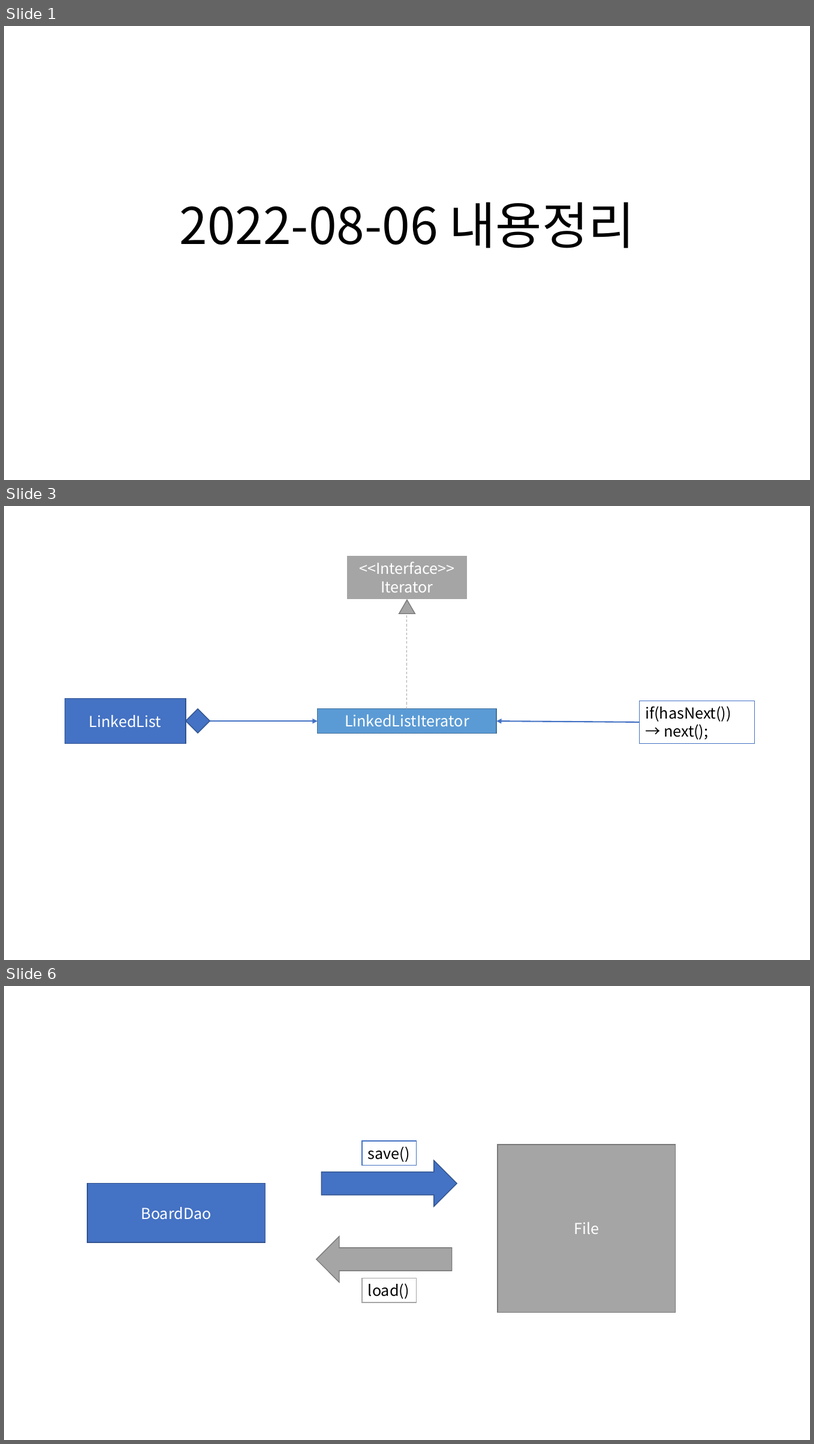
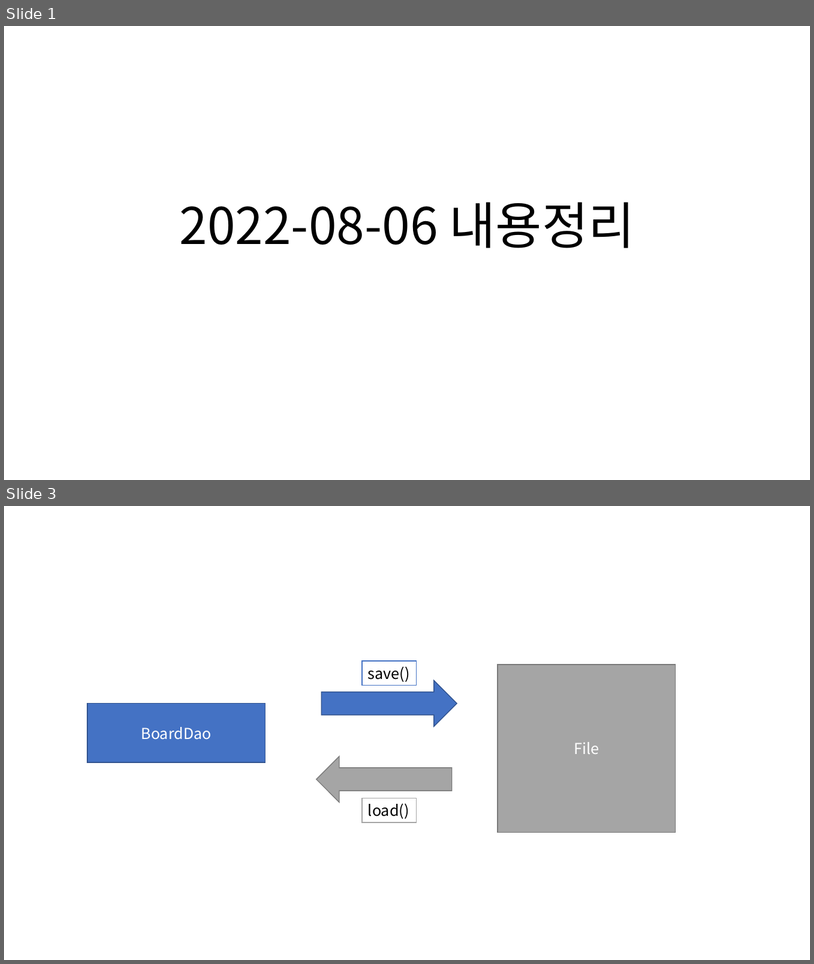
Before and after one commit to Dingadung/2022-study-workspace, a slide deck: study-note/자바/2022-08-06 내용정리.pptx. Shown one above the other, each under a label of ours: slides 1, 3 and 6 before the commit, slides 1 and 3 after it; the slides between them are not shown. The pictures are 814x1444 and 814x964 pixels, drawn with LibreOffice and Linux fonts; fonts in the diff are those of the drawing. Boxes give left, top, right and bottom in pixels: in the first picture for what was removed or moved away, otherwise in the second. Text is boxed around its words. In the diff, an @@ line names an element or a change of style, - is before the commit and + after.

```diff
--- a/study-note/자바/2022-08-06 내용정리.pptx
+++ b/study-note/자바/2022-08-06 내용정리.pptx
@@ slide 3 removed at (4,506,810,960), background #FFFFFF @@
@@ rectangle removed at (347,555,468,600) @@
-<<Interface>>
-Iterator
@@ triangle removed at (399,600,415,613) @@
@@ line removed from (408, 709) to (408, 600) @@
@@ rectangle removed at (65,699,186,743) @@
-LinkedList
@@ rectangle removed at (640,701,755,744) @@
-if(hasNext())
-→ next();
@@ arrow removed from (186, 721) to (318, 721) @@
@@ diamond removed at (186,709,210,733) @@
@@ rectangle removed at (318,709,497,733) @@
-LinkedListIterator
@@ arrow removed from (640, 722) to (497, 721) @@
@@ what was slide 6 is now slide 3 @@
```
Also in this commit, not shown: 1 slide added, 3 other slides removed, 3 other files.
